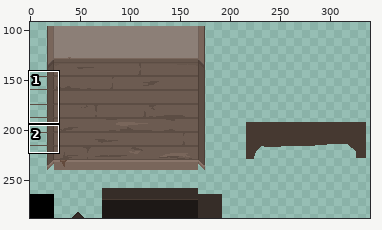
Two versions of one pixel-art file, aseprite/lobby.aseprite. Above, an overview of the earlier version with the close-up marked.
Close-up. Before the edit:
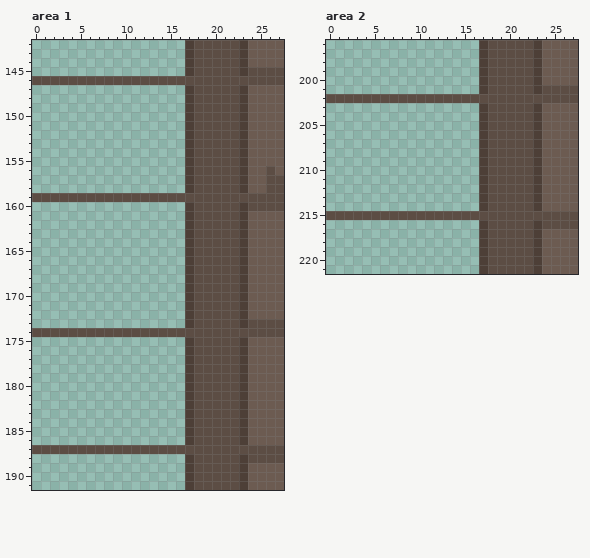
1152x288 pixels, 1 frame. Colours within 5 levels of each other are drawn and written as one. Shown: area 1: x 0..27, y 142..191; area 2: x 0..27, y 196..221. The wide view leaves out empty margins.
The result:
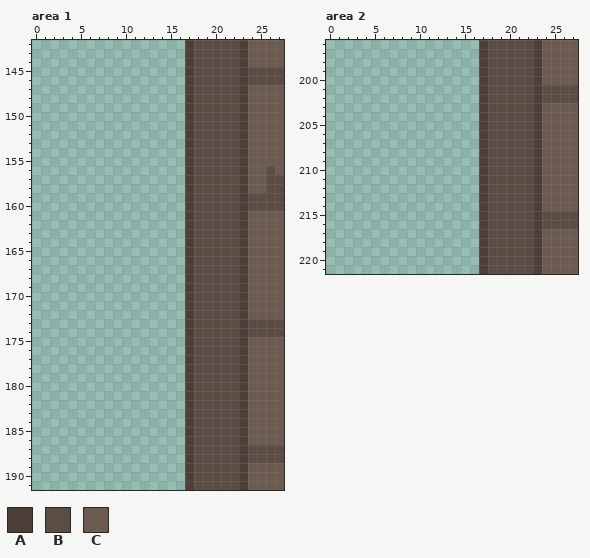
Palette (. is transparent): A #4d3f37  B #5c4d44  C #6c5b51
The edit:
Area 1:
The edit turns colour B into colour A in row 146 at x 17 and 23; in row 159 at x 17 and 23; in row 174 at x 17 and 23; in row 187 at x 17 and 23.
The edit erases colour B in row 146 at x 0 to 16; in row 159 at x 0 to 16; in row 174 at x 0 to 16; in row 187 at x 0 to 16.
Area 2:
The edit turns colour B into colour A in row 202 at x 17 and 23; in row 215 at x 17 and 23.
The edit erases colour B in row 202 at x 0 to 16; in row 215 at x 0 to 16.
